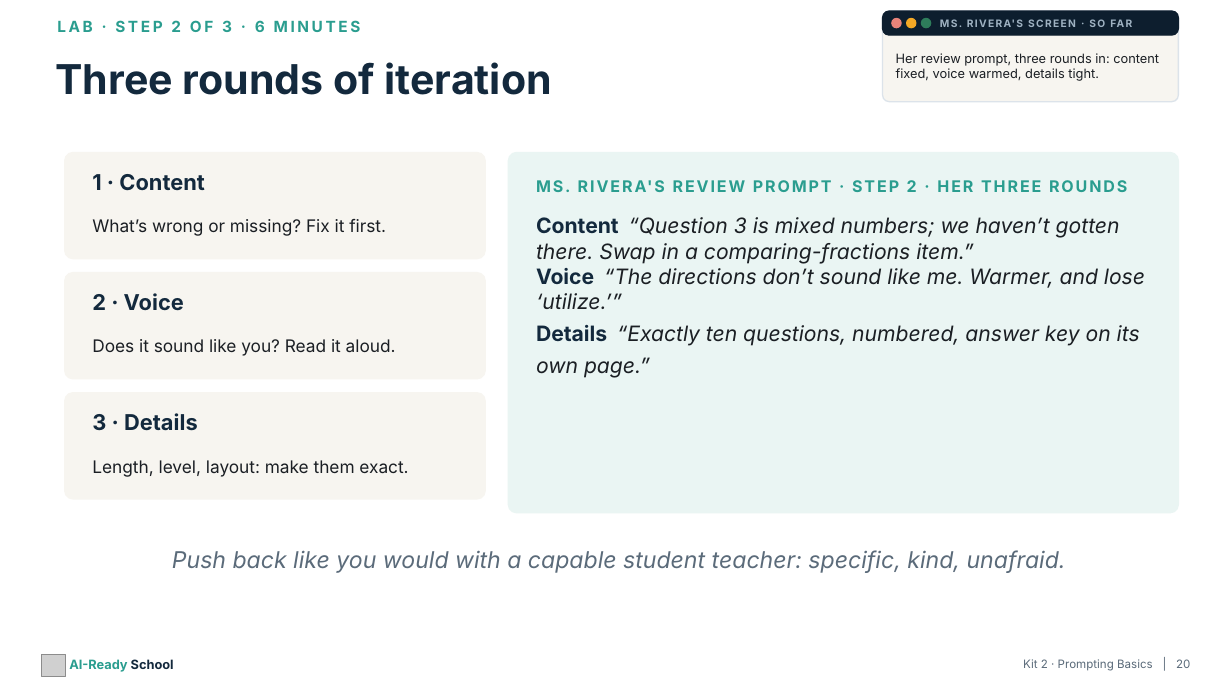
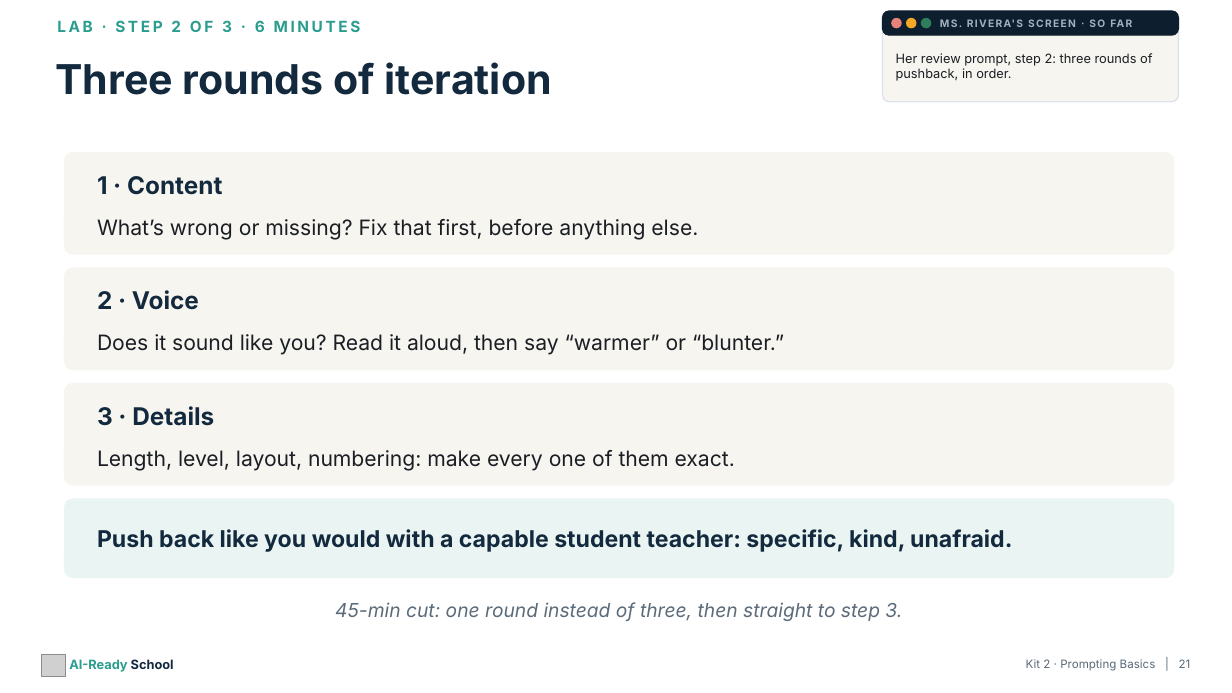
Before and after one commit to aspinozzi1/Ai-School-Ready, a slide deck: slide 21 of kits/kit02/Kit02_PresentationDeck.pptx (slide 20 before the commit). Drawn at 1232x693 pixels with LibreOffice and Linux fonts; fonts in the diff are those of the drawing; grey boxes stand for pictures. Boxes give left, top, right and bottom in pixels: in the first picture for what was removed or moved away, otherwise in the second. Text is boxed around its words. In the diff, an @@ line names an element or a change of style, - is before the commit and + after.

```diff
--- a/kits/kit02/Kit02_PresentationDeck.pptx
+++ b/kits/kit02/Kit02_PresentationDeck.pptx
@@ text at [896,53,1152,81]: text changed @@
-Her review prompt, three rounds in: content fixed, voice warmed, details tight.
+Her review prompt, step 2: three rounds of pushback, in order.
@@ rounded rectangle: place and size @@
-rounded rectangle at [65,152,485,259]
+rounded rectangle at [65,152,1174,254]
@@ text removed at [553,180,917,192] @@
-MS. RIVERA'S REVIEW PROMPT · STEP 2 · HER THREE ROUNDS
@@ text at [97,219,698,240]: text changed; size 13.5 to 16.5 pt @@
-What’s wrong or missing? Fix it first.
+What’s wrong or missing? Fix that first, before anything else.
@@ text removed at [536,217,1145,378] @@
-Content “Question 3 is mixed numbers; we haven’t gotten there. Swap in a comparing-fractions item.”
-Voice “The directions don’t sound like me. Warmer, and lose ‘utilize.’”
-Details “Exactly ten questions, numbered, answer key on its own page.”
@@ rounded rectangle: place and size @@
-rounded rectangle at [65,273,485,379]
+rounded rectangle at [65,268,1174,370]
@@ text at [97,334,784,355]: text changed; size 13.5 to 16.5 pt @@
-Does it sound like you? Read it aloud.
+Does it sound like you? Read it aloud, then say “warmer” or “blunter.”
@@ rounded rectangle: place and size @@
-rounded rectangle at [65,393,485,499]
+rounded rectangle at [65,384,1174,485]
@@ size 17 to 19 pt in 3 elements at [97,176,222,195], [97,290,199,310], [97,406,214,426] @@
@@ text "3 · Details": place and size @@
-text "3 · Details" at [92,413,198,431]
+text "3 · Details" at [97,406,214,426]
@@ text at [97,450,735,471]: text changed; size 13.5 to 16.5 pt @@
-Length, level, layout: make them exact.
+Length, level, layout, numbering: make every one of them exact.
@@ proportions changed in 4 elements at [65,152,1174,254], [65,268,1174,370], [65,384,1174,485], [65,499,1174,578] @@
@@ rounded rectangle: place and size @@
-rounded rectangle at [508,152,1178,513]
+rounded rectangle at [65,499,1174,578]
@@ text "Push back like you would ...": place and size @@
-text "Push back like you would ..." at [172,550,1066,573]
+text "Push back like you would ..." at [97,529,1012,552]
@@ text "Push back like you would ..." at [97,529,1012,552]: text colour #5B6B7A to #13293D, bold on, italic off; alignment centre to left @@
@@ text added at [335,602,902,621], 15 pt, text #5B6B7A, italic @@
+45-min cut: one round instead of three, then straight to step 3.
@@ text at [1026,659,1191,671]: text changed @@
-Kit 2 · Prompting Basics | 20
+Kit 2 · Prompting Basics | 21
```
Also in this commit, not shown: 14 other slides changed, 3 slides added, 17 other files.
